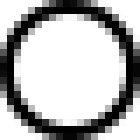
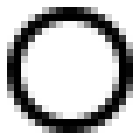
Layered file, before and after one edit (140px x 140px). Changes by layer:
painted on "椭圆 2" over [0, 0, 140, 140]
